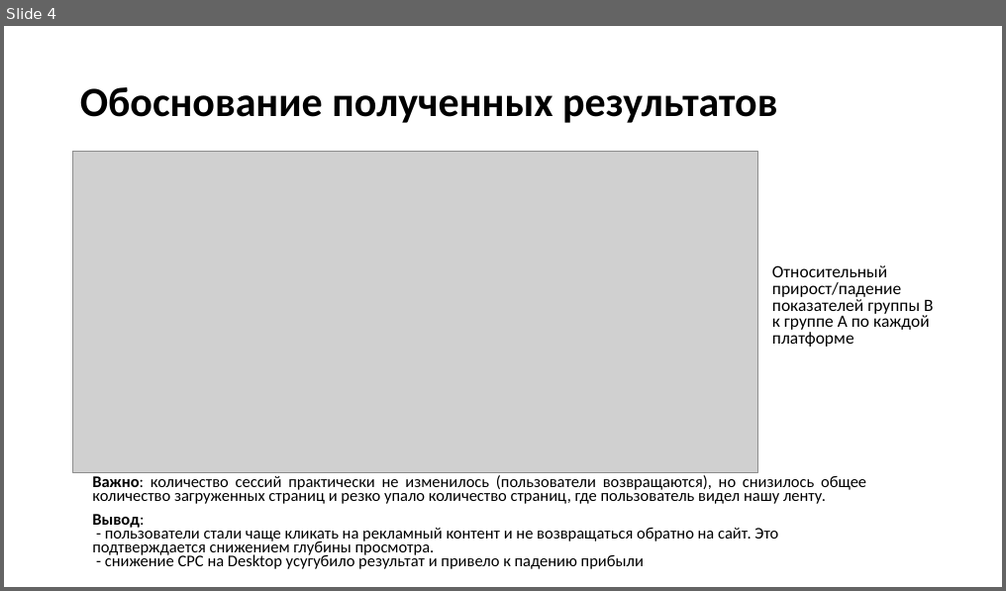
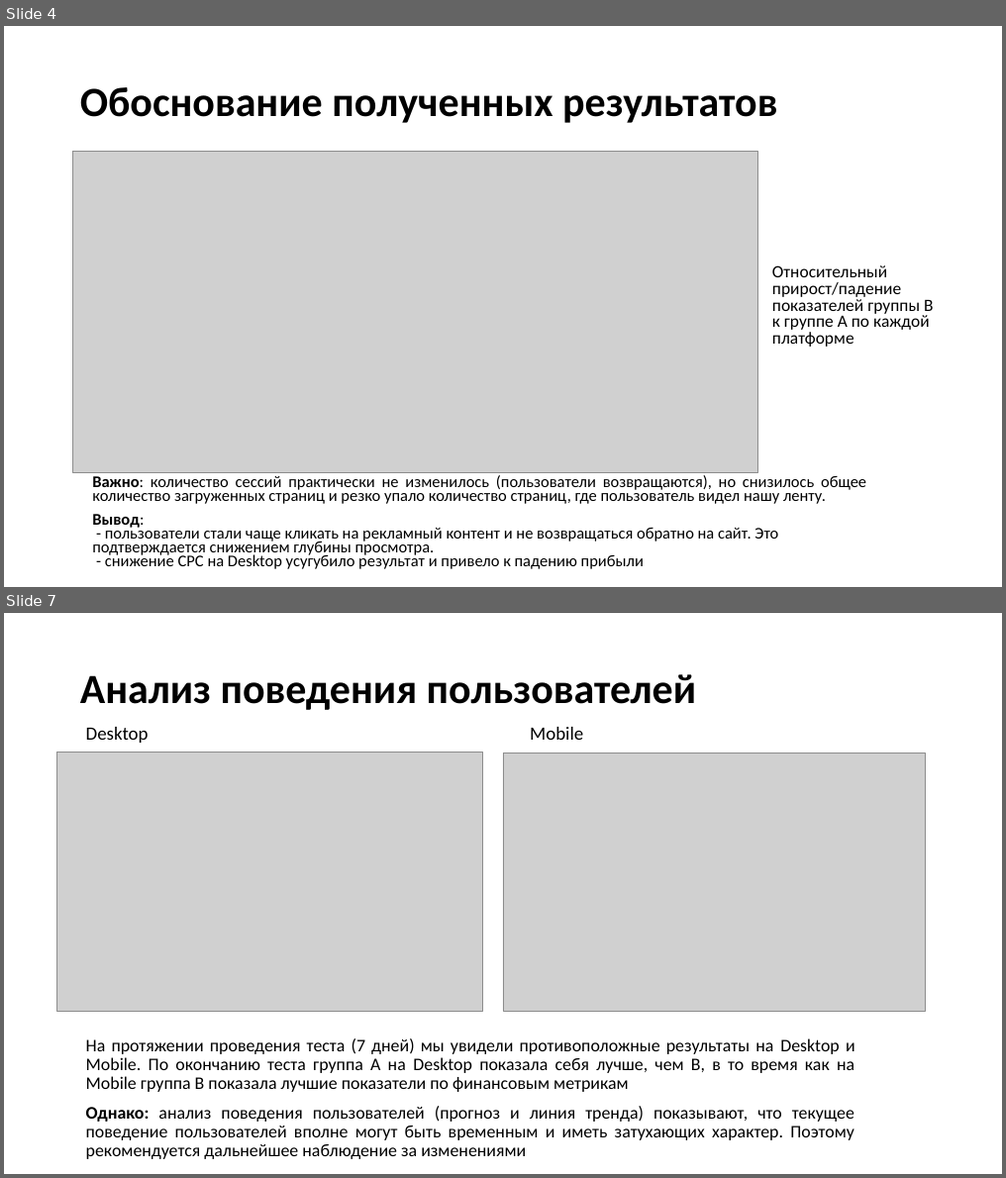
Before and after one commit to antipovdenis/AB_test_MarketpleteFeed, a slide deck: AB_test.pptx. Shown one above the other, each under a label of ours: slide 4 before the commit, slides 4 and 7 after it; the slides between them are not shown. The pictures are 1006x591 and 1006x1178 pixels, drawn with LibreOffice and Linux fonts; fonts in the diff are those of the drawing; grey boxes stand for pictures. Boxes give left, top, right and bottom in pixels: in the first picture for what was removed or moved away, otherwise in the second. Text is boxed around its words. In the diff, an @@ line names an element or a change of style, - is before the commit and + after.

Commit message:
добавление анализа тренда, корректировка выводов, создание новых слайдов в презентации

```diff
--- a/AB_test.pptx
+++ b/AB_test.pptx
@@ slide 7 added at <box>4,613,1002,1174</box>, background #FFFFFF @@
@@ title added at <box>80,674,697,710</box>, 40 pt, text #000000, bold @@
+Анализ поведения пользователей
@@ text added at <box>86,727,149,743</box>, 18 pt, text #000000 @@
+Desktop
@@ text added at <box>530,727,583,740</box>, 18 pt, text #000000 @@
+Mobile
@@ picture added at <box>56,753,482,1011</box> @@
@@ picture added at <box>503,753,927,1011</box> @@
@@ text added at <box>86,1039,855,1159</box>, 17 pt, text #000000 @@
+На протяжении проведения теста (7 дней) мы увидели противоположные результаты на Desktop и Mobile. По окончанию теста группа А на Desktop показала себя лучше, чем В, в то время как на Mobile группа В показала лучшие показатели по финансовым метрикам
+Однако: анализ поведения пользователей (прогноз и линия тренда) показывают, что текущее поведение пользователей вполне могут быть временным и иметь затухающих характер. Поэтому рекомендуется дальнейшее наблюдение за изменениями
```
Also in this commit, not shown: 2 slides changed, 1 other slide added, 2 slides removed, 2 other files.
